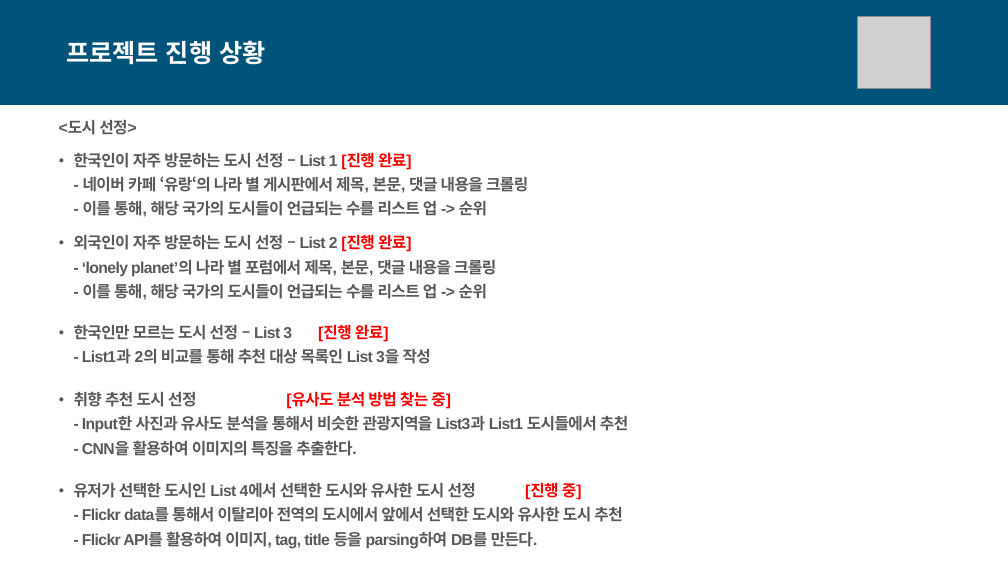
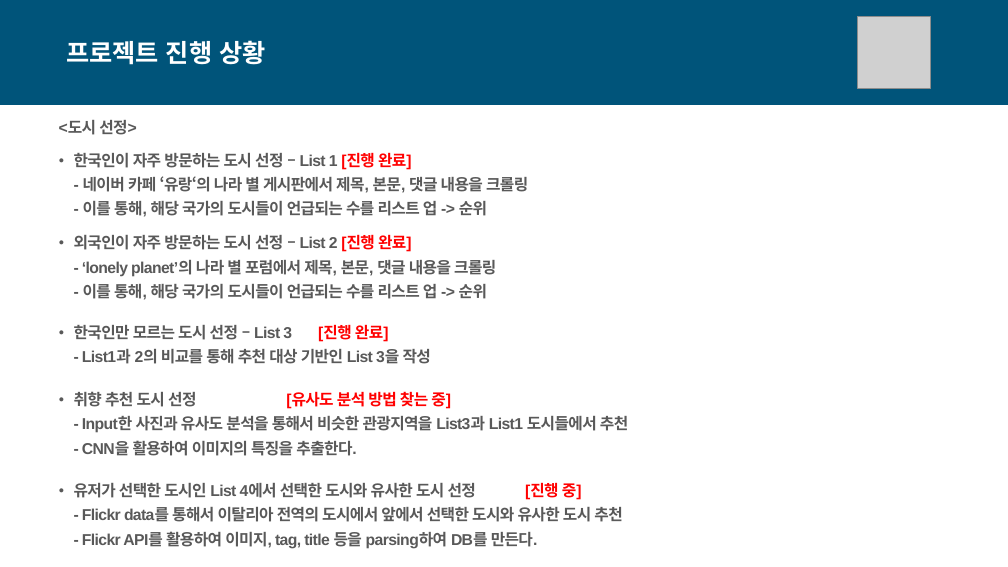
Before and after one commit to seunghyunshin111/Travel_category_prediction, a slide deck: slide 4 of 기획 PPT 및 피드백/4조 final_project 200320.pptx. Drawn at 1008x567 pixels with LibreOffice and Linux fonts; fonts in the diff are those of the drawing; grey boxes stand for pictures. Boxes give left, top, right and bottom in pixels: in the first picture for what was removed or moved away, otherwise in the second. Text is boxed around its words. In the diff, an @@ line names an element or a change of style, - is before the commit and + after.

```diff
--- a/기획 PPT 및 피드백/4조 final_project 200320.pptx
+++ b/기획 PPT 및 피드백/4조 final_project 200320.pptx
@@ text at (82,349,431,366): text changed @@
-- List1과 2의 비교를 통해 추천 대상 목록인 List 3을 작성
+- List1과 2의 비교를 통해 추천 대상 기반인 List 3을 작성
```
Also in this commit, not shown: 1 other slide changed, 2 other files.
